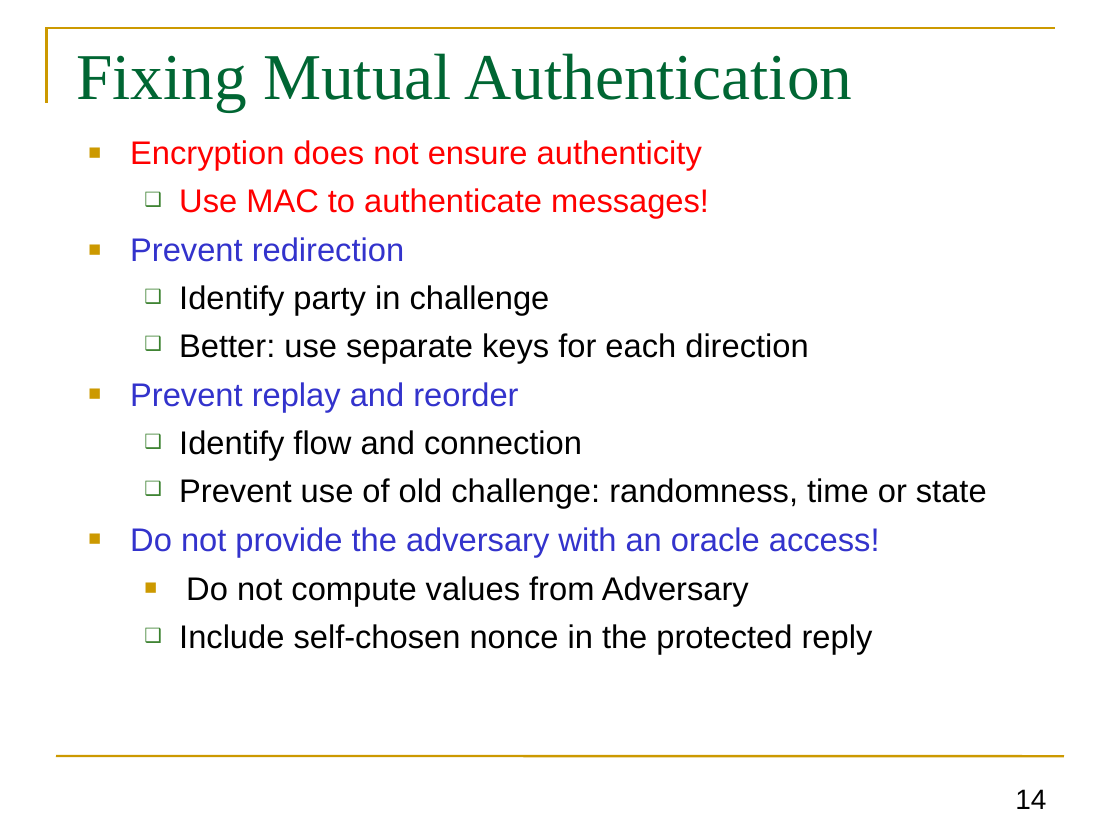
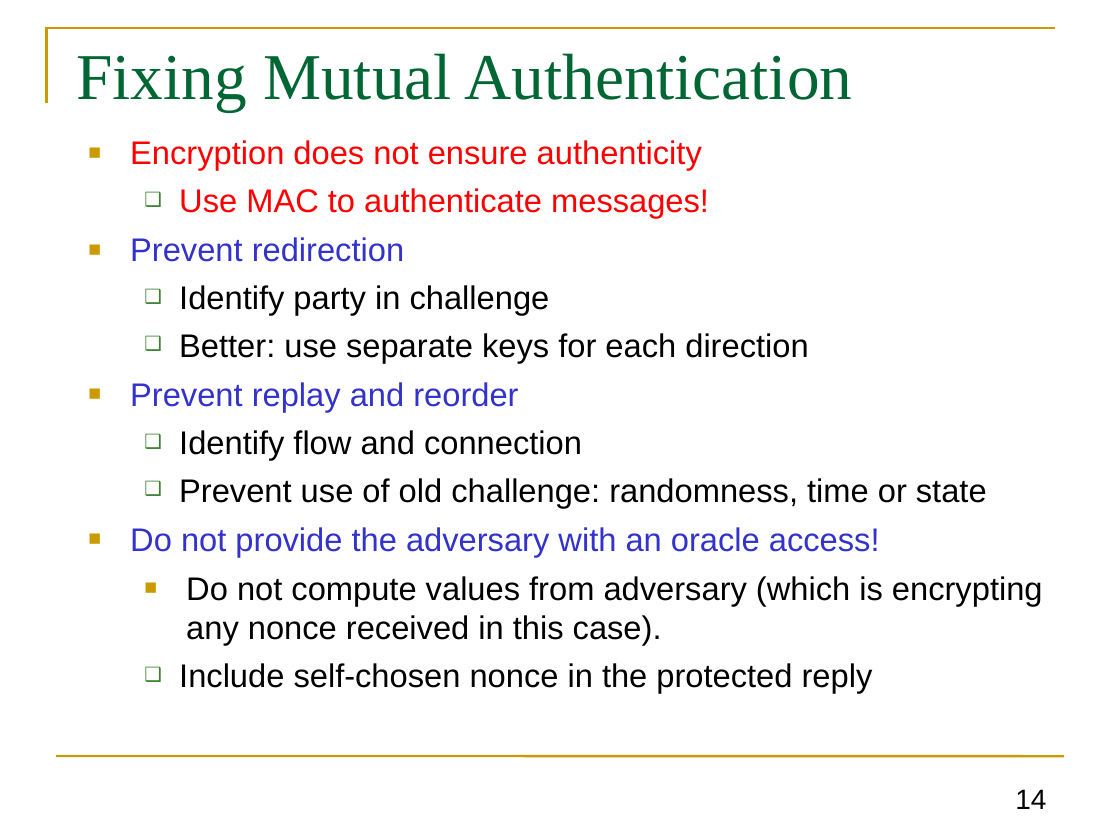
Before and after one commit to GhadaAlmashaqbeh/GhadaAlmashaqbeh.github.io, a slide deck: slide 14 of courses/cse3400-f2026/lecture8.pptx. Drawn at 1120x840 pixels with LibreOffice and Linux fonts; fonts in the diff are those of the drawing. Boxes give left, top, right and bottom in pixels: in the first picture for what was removed or moved away, otherwise in the second. Text is boxed around its words. In the diff, an @@ line names an element or a change of style, - is before the commit and + after.

```diff
--- a/courses/cse3400-f2026/lecture8.pptx
+++ b/courses/cse3400-f2026/lecture8.pptx
@@ text at (186, 576, 1043, 645): text changed @@
-  ■ Do not compute values from Adversary
+  ■ Do not compute values from adversary (which is encrypting any nonce received in this case).
```
Also in this commit, not shown: 6 other slides changed, 15 other files.
